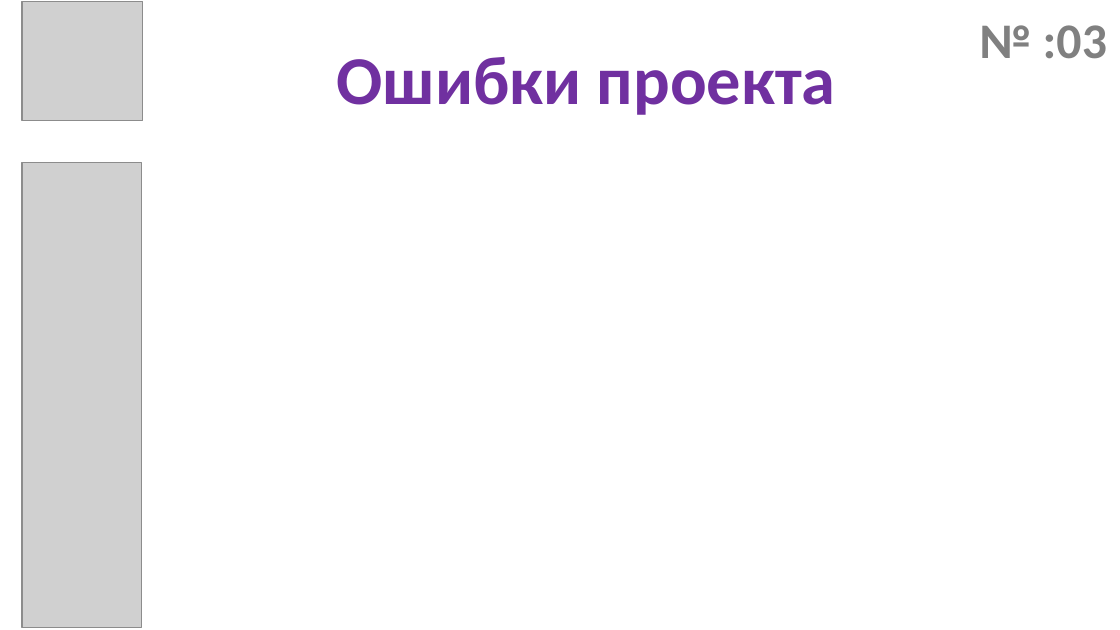
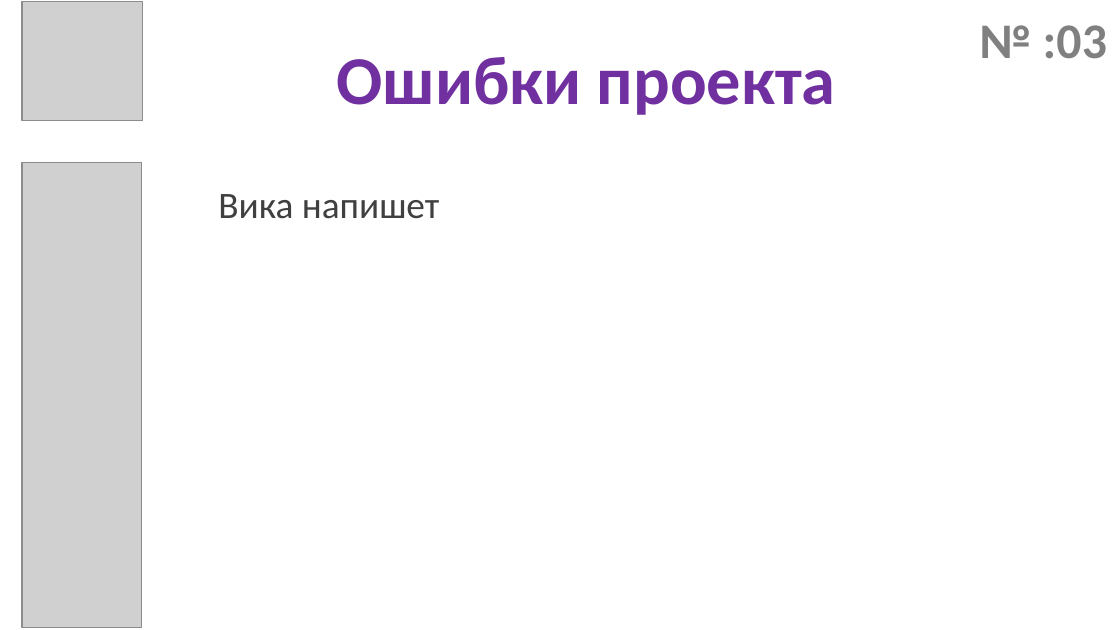
Before and after one commit to dpp-shlyopa-team/Presentation, a slide deck: slide 9 of преза.pptx (slide 11 before the commit). Drawn at 1120x630 pixels with LibreOffice and Linux fonts; fonts in the diff are those of the drawing; grey boxes stand for pictures. Boxes give left, top, right and bottom in pixels: in the first picture for what was removed or moved away, otherwise in the second. Text is boxed around its words. In the diff, an @@ line names an element or a change of style, - is before the commit and + after.

```diff
--- a/преза.pptx
+++ b/преза.pptx
@@ text added at (x1=218, y1=194, x2=439, y2=219), 24 pt, text #404040 @@
+Вика напишет
```
Also in this commit, not shown: 8 other slides changed, 2 slides removed, 1 other file.
